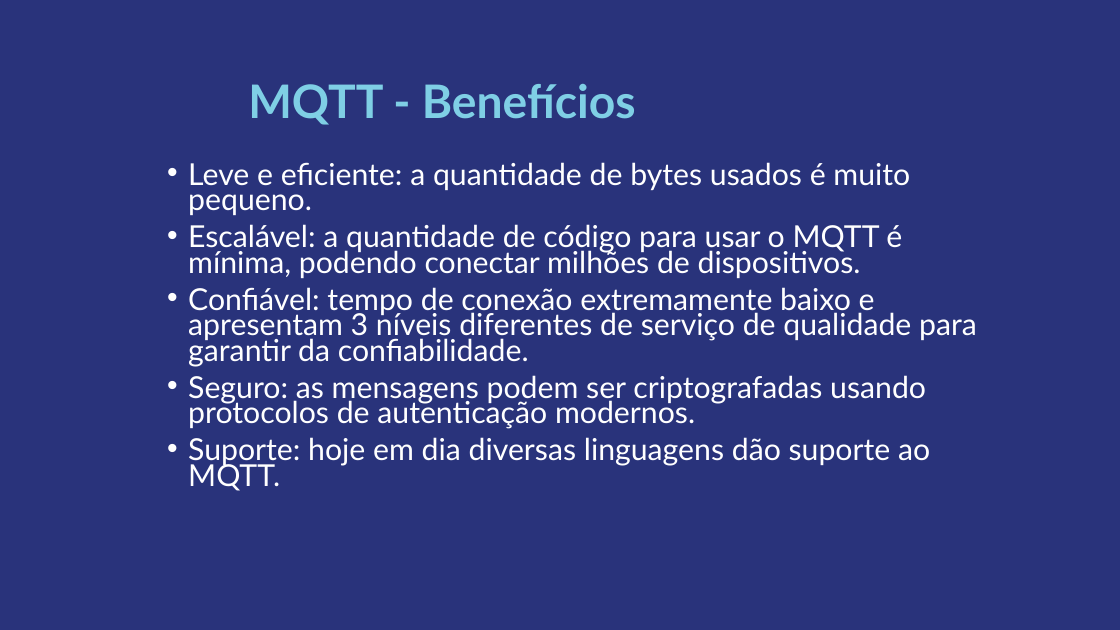
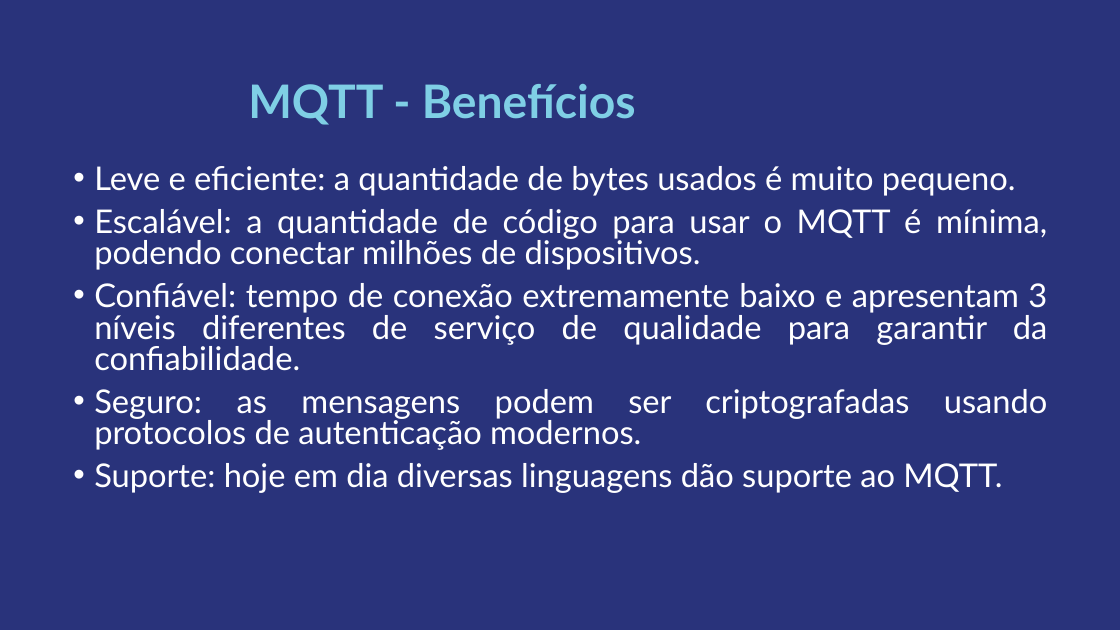
Before and after one commit to aterroso/SemanaMQTT, a slide deck: slide 14 of PalestraMQTT.pptx. Drawn at 1120x630 pixels with LibreOffice and Linux fonts; fonts in the diff are those of the drawing; background and template pictures are left out. Boxes give left, top, right and bottom in pixels: in the first picture for what was removed or moved away, otherwise in the second. Text is boxed around its words. In the diff, an @@ line names an element or a change of style, - is before the commit and + after.

```diff
--- a/PalestraMQTT.pptx
+++ b/PalestraMQTT.pptx
@@ text "Leve e eficiente: a quantidade ...": place and size @@
-text "Leve e eficiente: a quantidade ..." at [188, 162, 977, 491]
+text "Leve e eficiente: a quantidade ..." at [94, 166, 1048, 493]
@@ text "Leve e eficiente: a quantidade ..." at [94, 166, 1048, 493]: size 25.9 to 28 pt; alignment left to justified; line spacing 0.7 to 0.8 @@
```
Also in this commit, not shown: 2 other slides changed.
